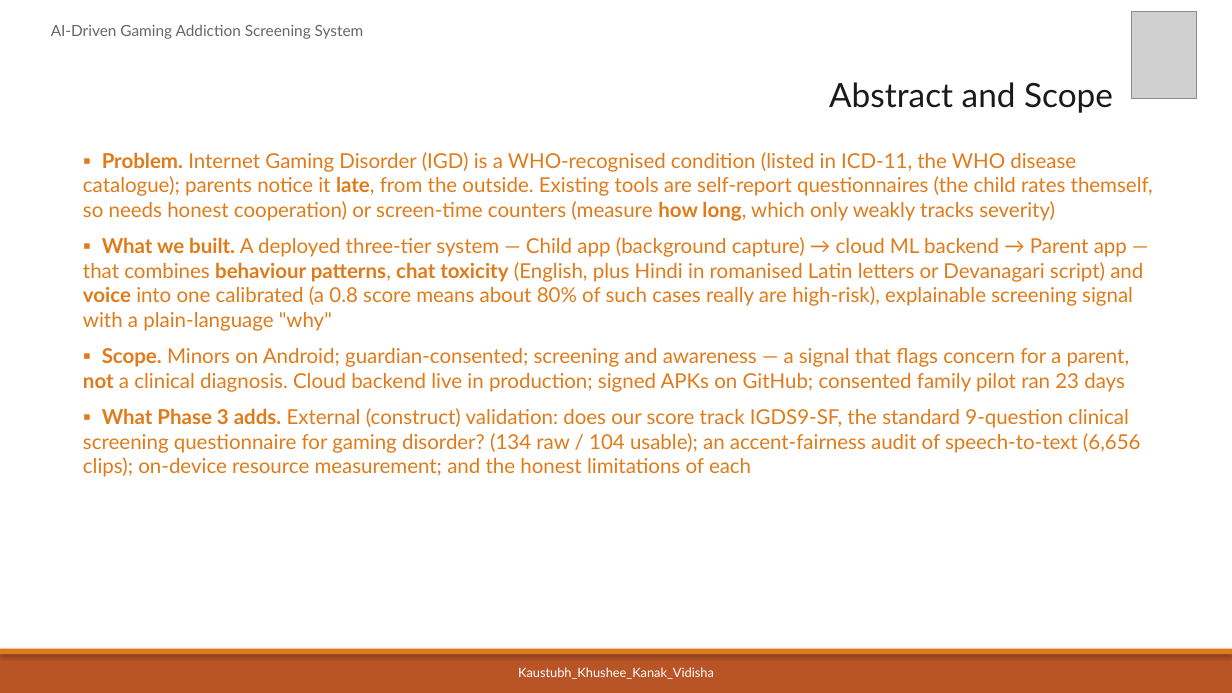
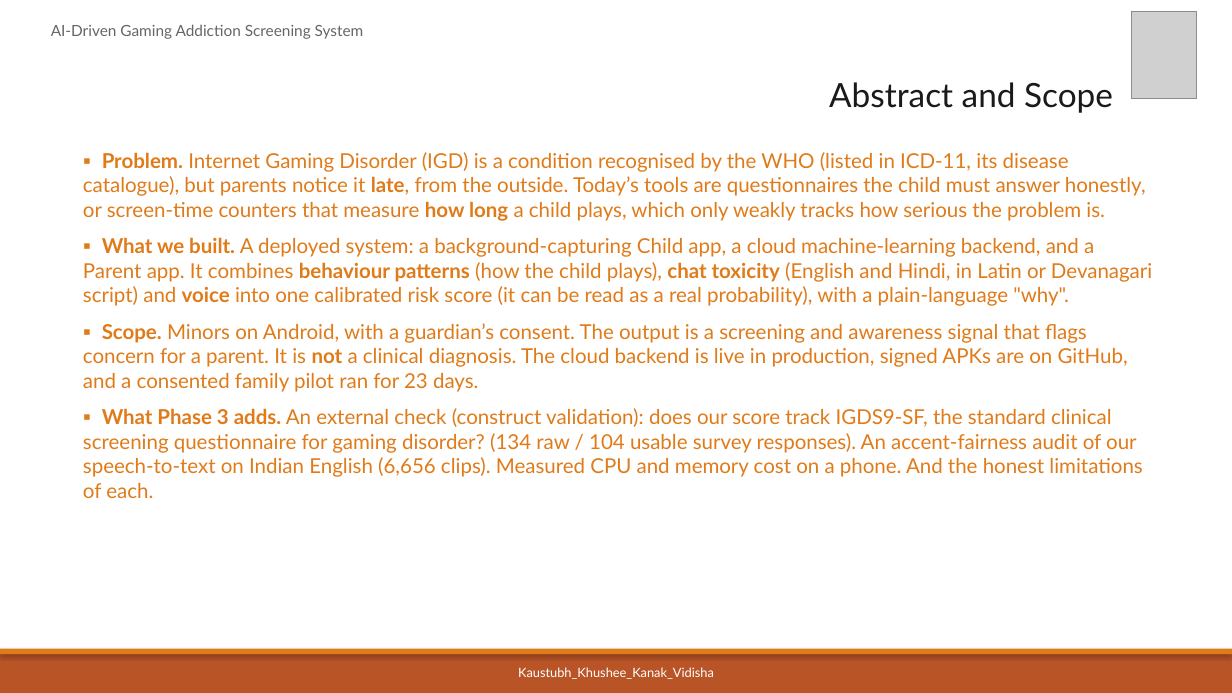
Before and after one commit to kaustubhagarwal21/gaming-addiction-detection-capstone, a slide deck: slide 3 of docs/PES_REVIEW1_DECK.pptx. Drawn at 1232x693 pixels with LibreOffice and Linux fonts; fonts in the diff are those of the drawing; grey boxes stand for pictures. Boxes give left, top, right and bottom in pixels: in the first picture for what was removed or moved away, otherwise in the second. Text is boxed around its words. In the diff, an @@ line names an element or a change of style, - is before the commit and + after.

```diff
--- a/docs/PES_REVIEW1_DECK.pptx
+++ b/docs/PES_REVIEW1_DECK.pptx
@@ text at bbox=[83, 152, 1152, 498]: text changed @@
-▪ Problem. Internet Gaming Disorder (IGD) is a WHO-recognised condition (listed in ICD-11, the WHO disease catalogue); parents notice it late, from the outside. Existing tools are self-report questionnaires (the child rates themself, so needs honest cooperation) or screen-time counters (measure how long, which only weakly tracks severity)
-▪ What we built. A deployed three-tier system — Child app (background capture) → cloud ML backend → Parent app — that combines behaviour patterns, chat toxicity (English, plus Hindi in romanised Latin letters or Devanagari script) and voice into one calibrated (a 0.8 score means about 80% of such cases really are high-risk), explainable screening signal with a plain-language "why"
-▪ Scope. Minors on Android; guardian-consented; screening and awareness — a signal that flags concern for a parent, not a clinical diagnosis. Cloud backend live in production; signed APKs on GitHub; consented family pilot ran 23 days
-▪ What Phase 3 adds. External (construct) validation: does our score track IGDS9-SF, the standard 9-question clinical screening questionnaire for gaming disorder? (134 raw / 104 usable); an accent-fairness audit of speech-to-text (6,656 clips); on-device resource measurement; and the honest limitations of each
+▪ Problem. Internet Gaming Disorder (IGD) is a condition recognised by the WHO (listed in ICD-11, its disease catalogue), but parents notice it late, from the outside. Today’s tools are questionnaires the child must answer honestly, or screen-time counters that measure how long a child plays, which only weakly tracks how serious the problem is.
+▪ What we built. A deployed system: a background-capturing Child app, a cloud machine-learning backend, and a Parent app. It combines behaviour patterns (how the child plays), chat toxicity (English and Hindi, in Latin or Devanagari script) and voice into one calibrated risk score (it can be read as a real probability), with a plain-language "why".
+▪ Scope. Minors on Android, with a guardian’s consent. The output is a screening and awareness signal that flags concern for a parent. It is not a clinical diagnosis. The cloud backend is live in production, signed APKs are on GitHub, and a consented family pilot ran for 23 days.
+▪ What Phase 3 adds. An external check (construct validation): does our score track IGDS9-SF, the standard clinical screening questionnaire for gaming disorder? (134 raw / 104 usable survey responses). An accent-fairness audit of our speech-to-text on Indian English (6,656 clips). Measured CPU and memory cost on a phone. And the honest limitations of each.
```
Also in this commit, not shown: 5 other slides changed, 1 other file.
